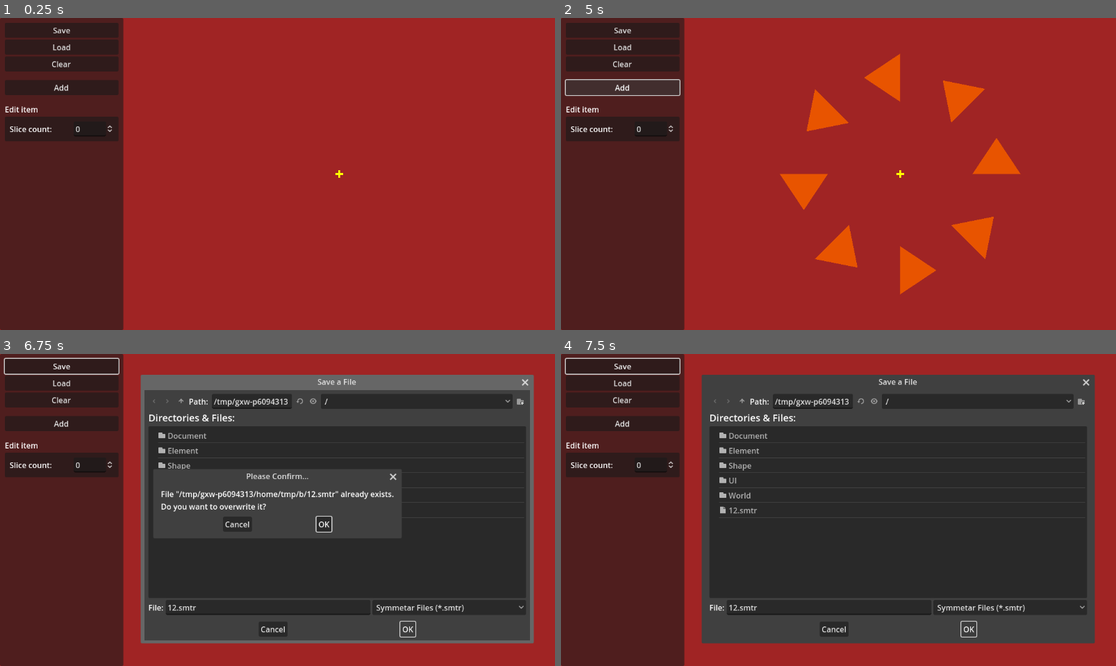
Above: before the commit, frames 1-4 (two rows, left to right).
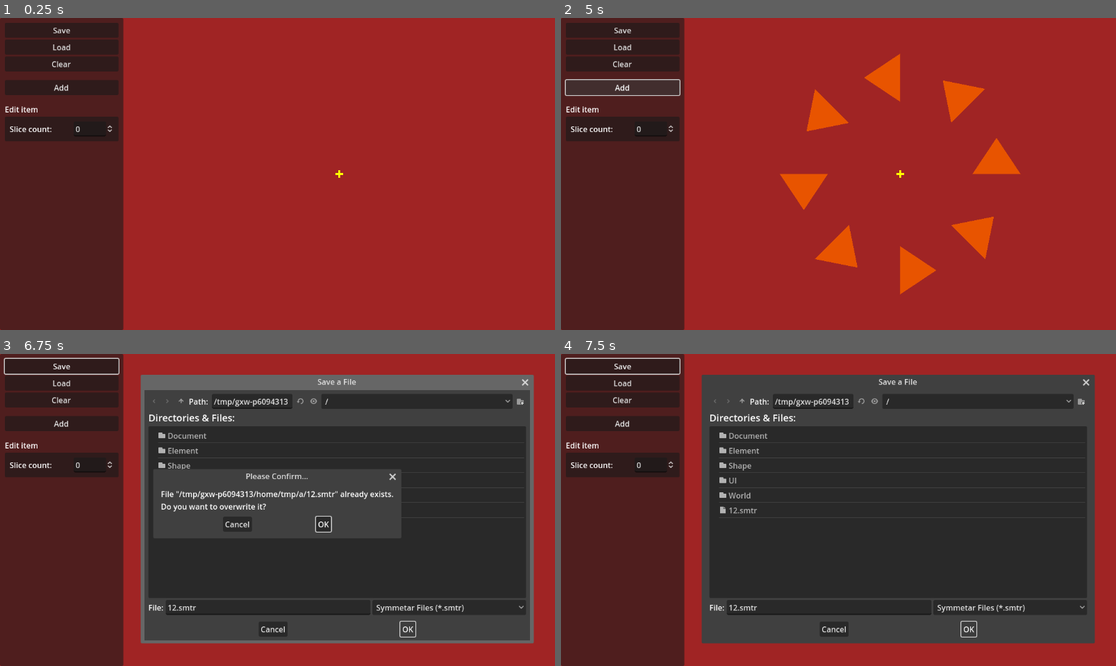
Above: after the commit, the same moments.

Repository: zoeesilcock/symmetar
Game: Godot game, scene res://Main.tscn
Same seed, same stepped clock (60 frames per second), same inputs: the game is played once before the commit and once after it.
Inputs (mouse positions are in pixels of both pictures, inside the frame that each line leads up to):
- Up to frame 1 (0.25 s): no input
- Up to frame 2 (5 s): click "Clear" at 0.5 s; click "Add" at 1.25 s; click "Clear" at 2 s; click "Add" at 2.75 s; click "Clear" at 3.5 s; click "Add" at 4.25 s
- Up to frame 3 (6.75 s): click "Save" at 5 s; click (266, 606) at 5.77 s; type "12" at 5.85 s; click "OK" at 6.5 s
- Up to frame 4 (7.5 s): click "OK" at 7.25 s

Frames 1-2 are identical in both runs. In frame 3, 0.3% of the frame differs, in the area x 44-72%, y 14-58%; in frame 4, less than 0.1%.

Commit message:
Rename ui state variable to align with naming in the rest of the project

Diff:
--- a/Shape/Shape.gd
+++ b/Shape/Shape.gd
@@ -36,7 +36,7 @@
 func _unhandled_input(event):
 	if event is InputEventMouseButton and event.button_index == MOUSE_BUTTON_LEFT:
 		var world_position = view_to_world * event.position
-		if not ui_state.any_shape_is_dragging and _is_point_in_shape(world_position - position):
+		if not ui_state.any_slice_is_dragging and _is_point_in_shape(world_position - position):
 			if not is_dragging and event.pressed:
 				viewport.set_input_as_handled()
 				drag_offset = world_position - position
@@ -52,7 +52,7 @@
 
 func _start_dragging():
 	selected.emit(slice_index)
-	ui_state.any_shape_is_dragging = true
+	ui_state.any_slice_is_dragging = true
 	is_dragging = true
 	polygon.color = highlighted_color
 
@@ -62,7 +62,7 @@
 
 func _end_dragging():
 	selected.emit(slice_index)
-	ui_state.any_shape_is_dragging = false
+	ui_state.any_slice_is_dragging = false
 	is_dragging = false
 	polygon.color = original_color
 
--- a/UI/UIState.gd
+++ b/UI/UIState.gd
@@ -2,7 +2,7 @@
 extends Resource
 
 # Data
-@export var any_shape_is_dragging : bool
+@export var any_slice_is_dragging : bool
 @export var selected_element_index : int
 @export var selected_slice_index : int
 
@@ -10,7 +10,7 @@
 signal selection_changed
 
 func _init():
-	any_shape_is_dragging = false
+	any_slice_is_dragging = false
 	selected_element_index = -1
 	selected_slice_index = -1
 
